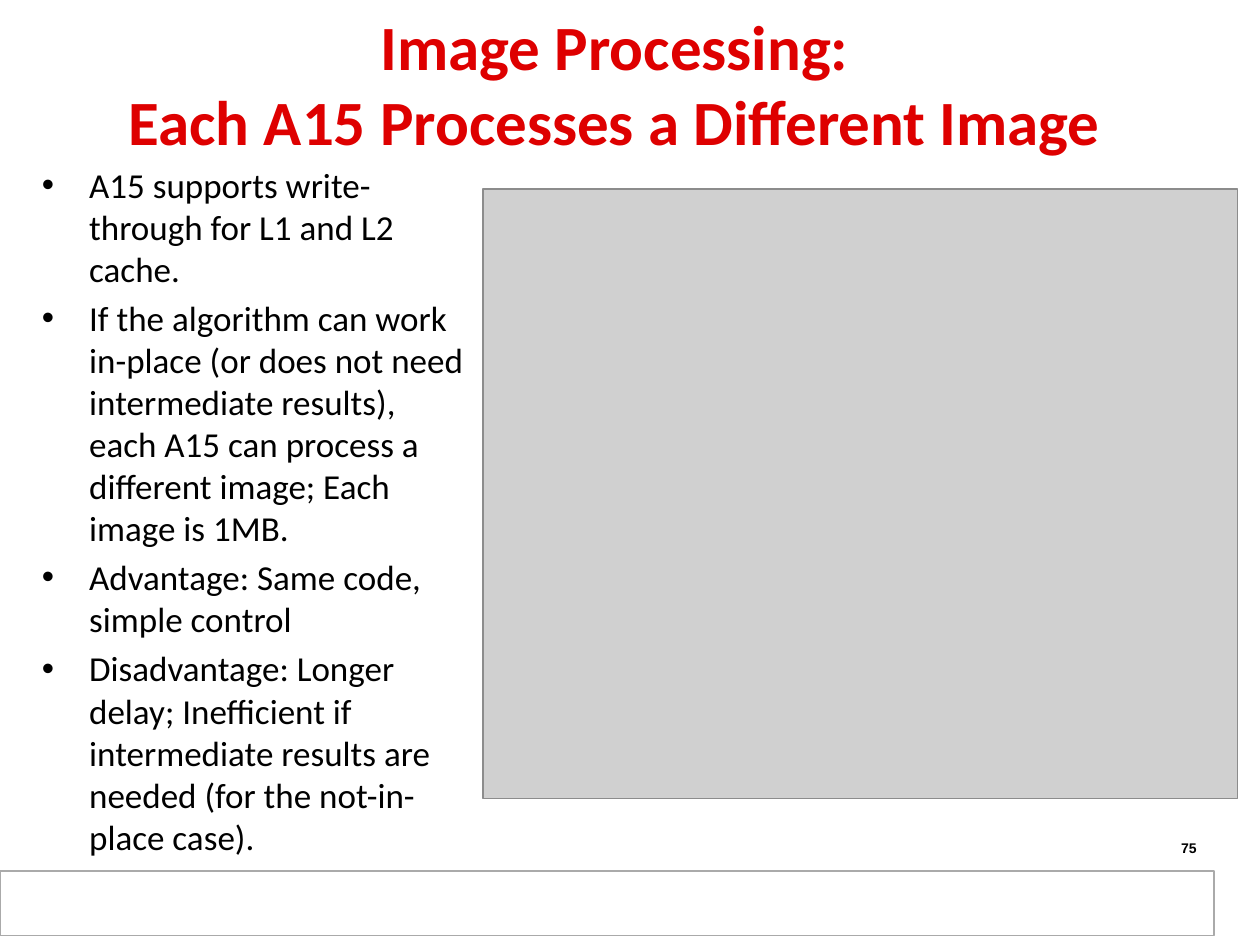
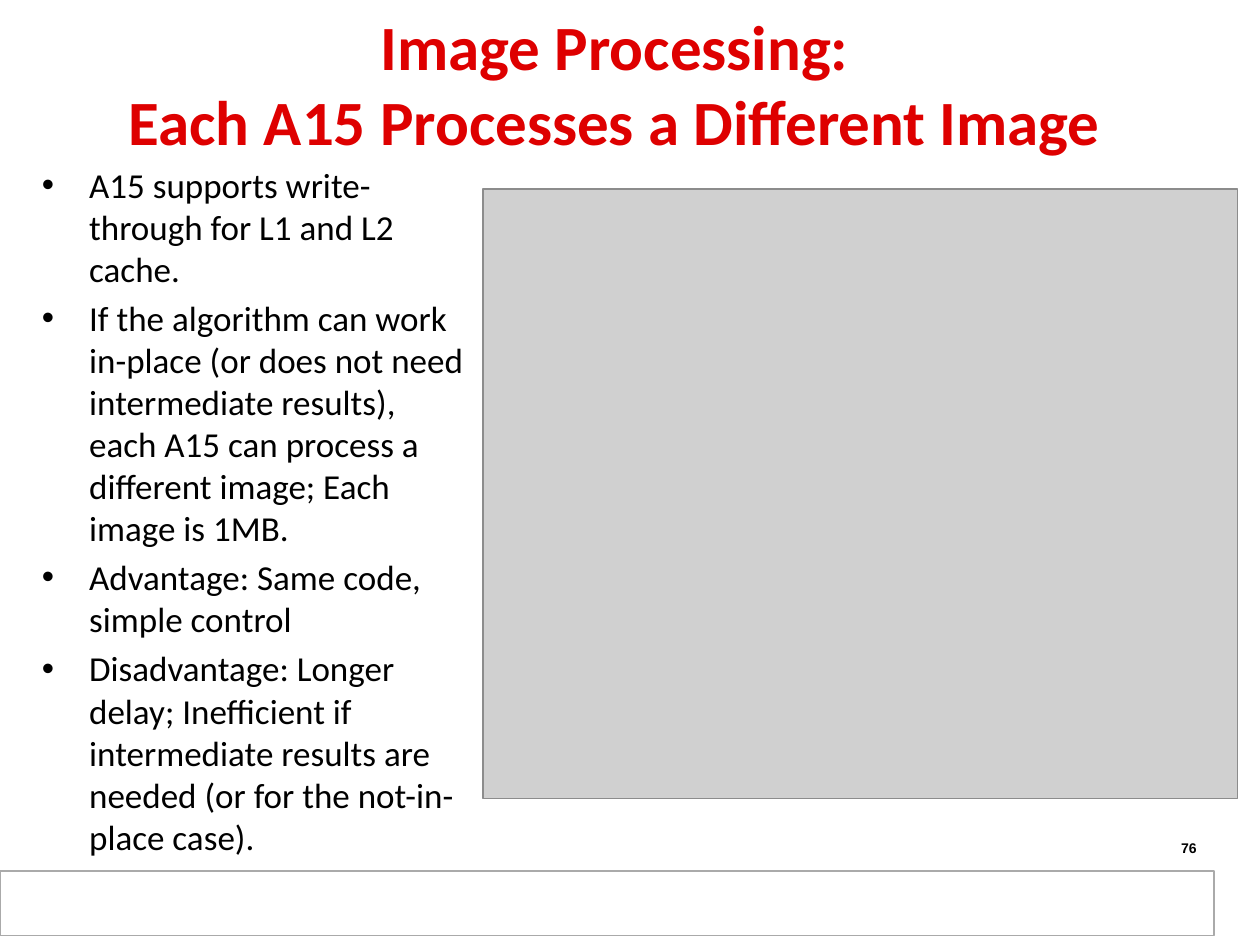
Before and after one commit to hari1989/keystone-workshop, a slide deck: slide 76 of slides/KeyStone Multicore Design.pptx (slide 75 before the commit). Drawn at 1260x945 pixels with LibreOffice and Linux fonts; fonts in the diff are those of the drawing; grey boxes stand for pictures; background and template pictures are left out. Boxes give left, top, right and bottom in pixels: in the first picture for what was removed or moved away, otherwise in the second. Text is boxed around its words. In the diff, an @@ line names an element or a change of style, - is before the commit and + after.

```diff
--- a/slides/KeyStone Multicore Design.pptx
+++ b/slides/KeyStone Multicore Design.pptx
@@ text at bbox=[89, 656, 453, 856]: text changed @@
-• Disadvantage: Longer delay; Inefficient if intermediate results are needed (for the not-in-place case).
+• Disadvantage: Longer delay; Inefficient if intermediate results are needed (or for the not-in-place case).
```
Also in this commit, not shown: 10 other slides changed, 5 slides added, 1 slide removed.
